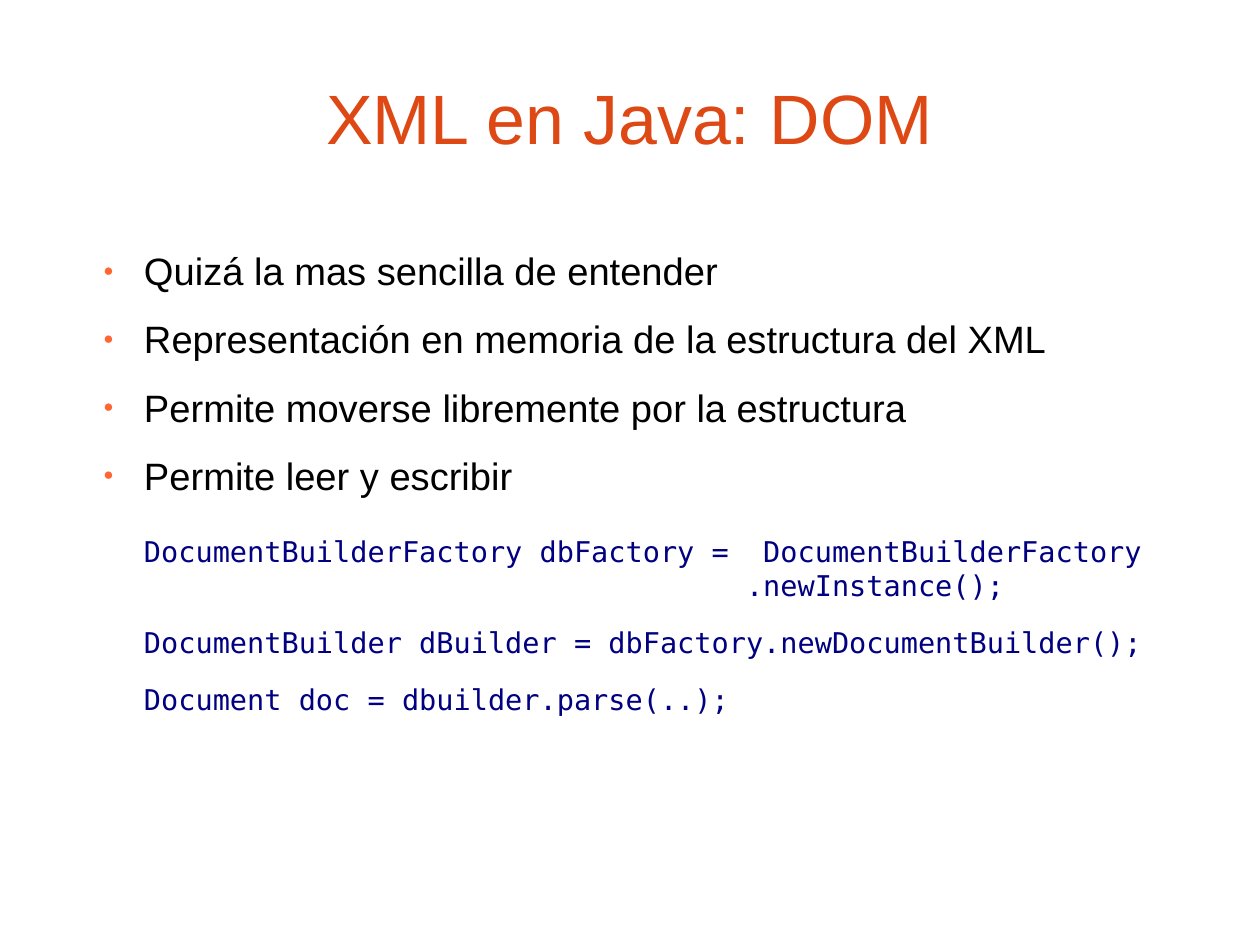
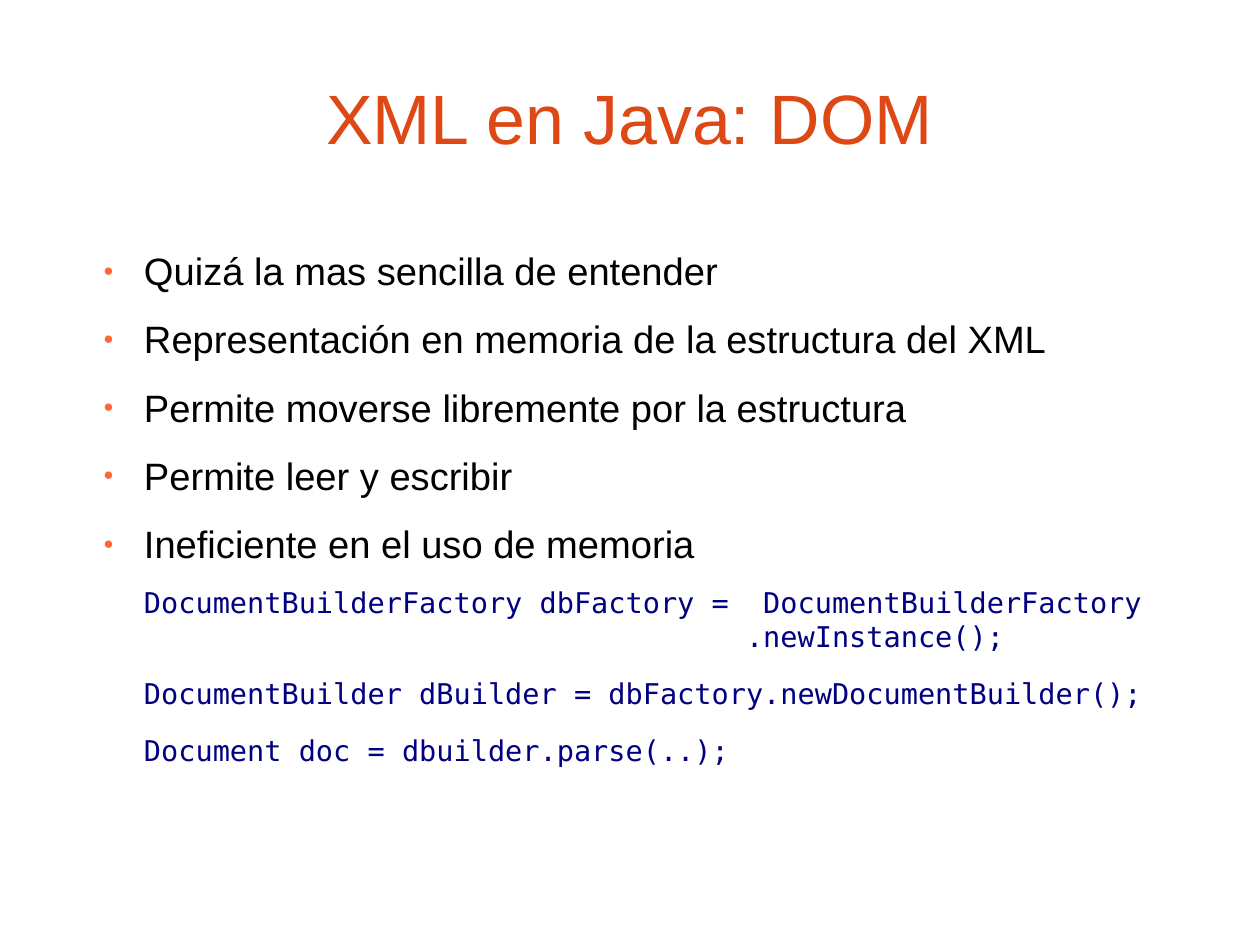
Before and after one commit to jpuerto/barcampes2012-cocoon, a slide deck: slide 6 of presentacion/Procesamiento de XML con Apache Cocoon 3.0.odp. Drawn at 1260x945 pixels with LibreOffice and Linux fonts; fonts in the diff are those of the drawing; background and template pictures are left out. Boxes give left, top, right and bottom in pixels: in the first picture for what was removed or moved away, otherwise in the second. Text is boxed around its words. In the diff, an @@ line names an element or a change of style, - is before the commit and + after.

Commit message:
minor changes

```diff
--- a/presentacion/Procesamiento de XML con Apache Cocoon 3.0.odp
+++ b/presentacion/Procesamiento de XML con Apache Cocoon 3.0.odp
@@ text at (144, 530, 694, 559): paragraph added @@
+● Ineficiente en el uso de memoria
@@ text "DocumentBuilderFactory dbFactory = DocumentBuilderFactory .n ...": place and size @@
-text "DocumentBuilderFactory dbFactory = DocumentBuilderFactory .n ..." at (144, 540, 1141, 716)
+text "DocumentBuilderFactory dbFactory = DocumentBuilderFactory .n ..." at (144, 591, 1141, 767)
```
